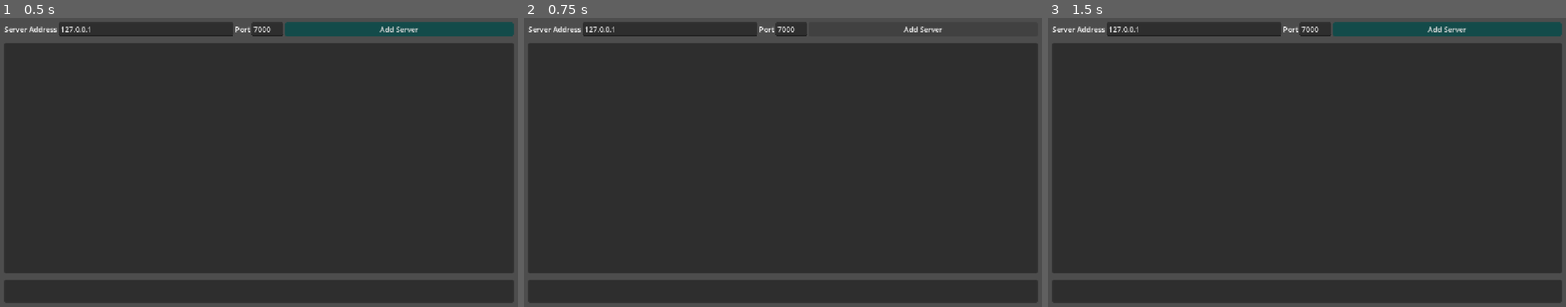
Above: before the commit, frames 1-3 (left to right).
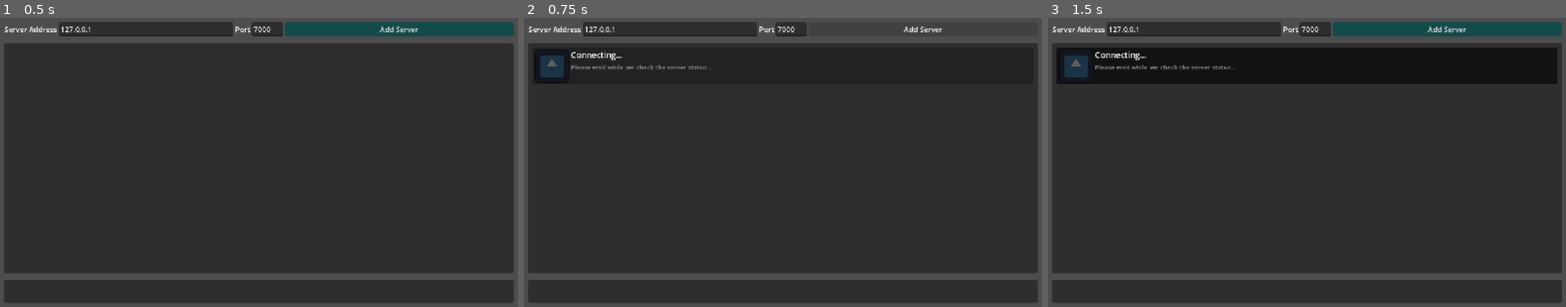
Above: after the commit, the same moments.

Repository: Karrotts/gd-networking
Game: Godot game, scene res://server_browser.tscn
Two runs of this game, one before a commit and one after it. Both use one fixed random seed, a clock stepped at 60 frames per second and the inputs below. The project has no main scene, so this scene is started directly. The engine's default icon, where the game draws it, is replaced by a stand-in: a white triangle on a blue panel in a dark square.
Inputs (mouse positions are in pixels of both pictures, inside the frame that each line leads up to):
- Up to frame 1 (0.5 s): no input
- Up to frame 2 (0.75 s): click "Add Server" at 0.5 s
- Up to frame 3 (1.5 s): click (1307, 67) at 1.27 s

Frame 1 is identical in both runs. In frame 2, 0.7% of the frame differs, in the area x 2-36%, y 10-23%; in frame 3, 12%, in the area x 1-99%, y 10-23%.

Commit message:
cleaned up packets

Diff:
--- a/networking/client/client-manager.gd
+++ b/networking/client/client-manager.gd
@@ -131,7 +131,9 @@
 		else:
 			# since we are not trying to actually access the game server
 			# just request for the server to send back the server info
-			send_to_server(ServerInfoRequestPacket.new().encode())
+			var server_info_request: ServerInfoRequestPacket = ServerInfoRequestPacket.new()
+			server_info_request.request_id = "%s:%d" % [network_settings.address, network_settings.port]
+			send_to_server(server_info_request.encode())
 
 	if packet is PingPacket:
 		ping_ms = Time.get_ticks_msec() - packet.timestamp
--- a/networking/codeable.gd
+++ b/networking/codeable.gd
@@ -6,3 +6,13 @@
 
 func decode(_packet: PackedByteArray) -> void:
 	pass
+
+
+func get_decode_buffer(packet: PackedByteArray) -> StreamPeerBuffer:
+	var buffer: StreamPeerBuffer = StreamPeerBuffer.new()
+	buffer.data_array = packet
+	return buffer
+
+
+func get_encode_buffer() -> StreamPeerBuffer:
+	return StreamPeerBuffer.new()
--- a/networking/packet/packet-info.gd
+++ b/networking/packet/packet-info.gd
@@ -3,14 +3,27 @@
 var type: int # always the first byte of a packet
 
 func encode() -> PackedByteArray:
-	var data: PackedByteArray
-	data.resize(1)
-	data.encode_u8(0, type)
-	return data
+	return get_encode_buffer().data_array
 
 
 func decode(packet: PackedByteArray) -> void:
-	type = packet.decode_u8(0)
+	get_decode_buffer(packet)
+
+
+func get_encode_buffer() -> StreamPeerBuffer:
+	var buffer: StreamPeerBuffer = super.get_encode_buffer()
+
+	buffer.put_8(type)
+
+	return buffer
+
+
+func get_decode_buffer(packet: PackedByteArray) -> StreamPeerBuffer:
+	var buffer: StreamPeerBuffer = super.get_decode_buffer(packet)
+
+	type = buffer.get_8()
+
+	return buffer
 
 
 ## Returns the remaining bytes in a buffer, good for if you need to decode whatever is left
@@ -18,3 +31,8 @@
 func get_remaing_bytes(buffer: StreamPeerBuffer) -> PackedByteArray:
 	var remaining: int = buffer.get_available_bytes()
 	return buffer.get_data(remaining)[1]
+
+
+## Returns the packet type. This is used for packet registry for finding the conversion packet type.
+static func get_packet_type() -> int:
+	return -1
--- a/networking/packet/packet-registry.gd
+++ b/networking/packet/packet-registry.gd
@@ -3,12 +3,12 @@
 var registry: Dictionary[int, Script] = {}
 
 func _init() -> void:
-	register(IdAssignmentPacket.PACKET_TYPE, IdAssignmentPacket)
-	register(PingPacket.PACKET_TYPE, PingPacket)
-	register(HandshakePacket.PACKET_TYPE, HandshakePacket)
-	register(IdentityAuthenticationPacket.PACKET_TYPE, IdentityAuthenticationPacket)
-	register(ServerInfoRequestPacket.PACKET_TYPE, ServerInfoRequestPacket)
-	register(ServerInfoPacket.PACKET_TYPE, ServerInfoPacket)
+	register(IdAssignmentPacket.get_packet_type(), IdAssignmentPacket)
+	register(PingPacket.get_packet_type(), PingPacket)
+	register(HandshakePacket.get_packet_type(), HandshakePacket)
+	register(IdentityAuthenticationPacket.get_packet_type(), IdentityAuthenticationPacket)
+	register(ServerInfoRequestPacket.get_packet_type(), ServerInfoRequestPacket)
+	register(ServerInfoPacket.get_packet_type(), ServerInfoPacket)
 
 
 ## Registers a packet with under a given packet id (or type)
@@ -24,6 +24,8 @@
 func create_packet(data: PackedByteArray) -> PacketInfo:
 	var id: int = data.decode_u8(0)
 
+	print("[Packet Registry] Creating packet with id [%d]" % id)
+
 	if not registry.has(id):
 		push_error("Unknown packet id: %d" % id)
 		return null
--- a/networking/packet/types/handshake-packet.gd
+++ b/networking/packet/types/handshake-packet.gd
@@ -1,41 +1,37 @@
 class_name HandshakePacket extends GenericPacketInfo
-
-const PACKET_TYPE = 2
 
 var game_version: String = "0.0.0"
 var packet_version: String = "0"
 var identity: PackedByteArray
 
 func _init() -> void:
-	type = PACKET_TYPE
+	type = get_packet_type()
 
-func encode() -> PackedByteArray:
-	var data: PackedByteArray = super.encode()
 
-	var buffer: StreamPeerBuffer = StreamPeerBuffer.new()
-	buffer.data_array = data
-
-	buffer.seek(data.size())
+func get_encode_buffer() -> StreamPeerBuffer:
+	var buffer: StreamPeerBuffer = super.get_encode_buffer()
 
 	buffer.put_string(game_version)
 	buffer.put_string(packet_version)
 	buffer.put_data(identity)
 
-	return buffer.data_array
+	return buffer
 
-func decode(packet: PackedByteArray) -> void:
-	super.decode(packet)
 
-	var buffer: StreamPeerBuffer = StreamPeerBuffer.new()
-	buffer.data_array = packet
-
-	buffer.seek(1) # Skip packet type
+func get_decode_buffer(packet: PackedByteArray) -> StreamPeerBuffer:
+	var buffer: StreamPeerBuffer = super.get_decode_buffer(packet)
 
 	game_version = buffer.get_string()
 	packet_version = buffer.get_string()
 	identity = get_remaing_bytes(buffer)
 
+	return buffer
+
 
 func convert_generic(generic: Codeable) -> Codeable:
 	generic.decode(identity)
 	return generic
+
+
+static func get_packet_type() -> int:
+	return 2
--- a/networking/packet/types/id-assignment-packet.gd
+++ b/networking/packet/types/id-assignment-packet.gd
@@ -1,31 +1,35 @@
 class_name IdAssignmentPacket extends PacketInfo
-
-const PACKET_TYPE = 0
 
 var id: int
 var remote_ids: Array[int]
 
-
-static func create(_id: int, _remote_ids: Array[int]) -> IdAssignmentPacket:
-	var data: IdAssignmentPacket = IdAssignmentPacket.new()
-	data.type = PACKET_TYPE
-	data.id = _id
-	data.remote_ids = _remote_ids
-	return data
+func _init() -> void:
+	type = get_packet_type()
 
 
-func encode() -> PackedByteArray:
-	var packet: PackedByteArray = super.encode()
-	packet.resize(2 + remote_ids.size())
-	packet.encode_u8(1, id)
-	for i in remote_ids.size():
-		packet.encode_u8(2 + i, remote_ids[i])
-	return packet
+func get_encode_buffer() -> StreamPeerBuffer:
+	var buffer: StreamPeerBuffer = super.get_encode_buffer()
+
+	buffer.put_8(id)
+	buffer.put_8(remote_ids.size())
+
+	for i: int in remote_ids.size():
+		buffer.put_8(remote_ids[i])
+
+	return buffer
 
 
-func decode(packet: PackedByteArray) -> void:
-	super.decode(packet)
-	id = packet.decode_u8(1)
+func get_decode_buffer(packet: PackedByteArray) -> StreamPeerBuffer:
+	var buffer: StreamPeerBuffer = super.get_decode_buffer(packet)
+
+	id = buffer.get_8()
+	var remote_ids_size: int = buffer.get_8()
 	remote_ids = []
-	for i in range(2, packet.size()):
-		remote_ids.append(packet.decode_u8(i))
+	for i: int in remote_ids_size:
+		remote_ids.append(buffer.get_8())
+
+	return buffer
+
+
+static func get_packet_type() -> int:
+	return 0
--- a/networking/packet/types/identity-authentication-packet.gd
+++ b/networking/packet/types/identity-authentication-packet.gd
@@ -1,37 +1,35 @@
 class_name IdentityAuthenticationPacket extends GenericPacketInfo
-
-const PACKET_TYPE: int = 3
 
 var success: bool = false
 var details: PackedByteArray
 
 func _init() -> void:
-	type = PACKET_TYPE
+	type = get_packet_type()
 
-func encode() -> PackedByteArray:
-	var data: PackedByteArray = super.encode()
 
-	var buffer: StreamPeerBuffer = StreamPeerBuffer.new()
-	buffer.data_array = data
+func get_encode_buffer() -> StreamPeerBuffer:
+	var buffer: StreamPeerBuffer = super.get_encode_buffer()
 
-	buffer.seek(data.size())
 	buffer.put_u8(int(success))
 	buffer.put_data(details)
 
-	return buffer.data_array
+	return buffer
 
-func decode(data: PackedByteArray) -> void:
-	super.decode(data)
 
-	var buffer: StreamPeerBuffer = StreamPeerBuffer.new()
-	buffer.data_array = data
-
-	buffer.seek(1) # Skip packet type
+func get_decode_buffer(packet: PackedByteArray) -> StreamPeerBuffer:
+	var buffer: StreamPeerBuffer = super.get_decode_buffer(packet)
 
 	success = bool(buffer.get_u8())
 	details = get_remaing_bytes(buffer)
+
+	return buffer
+
 
 
 func convert_generic(generic: Codeable) -> Codeable:
 	generic.decode(details)
 	return generic
+
+
+static func get_packet_type() -> int:
+	return 3
--- a/networking/packet/types/ping-packet.gd
+++ b/networking/packet/types/ping-packet.gd
@@ -1,24 +1,26 @@
 class_name PingPacket extends PacketInfo
-
-const PACKET_TYPE: int = 1
 
 var timestamp: int
 
 func _init() -> void:
-	type = PACKET_TYPE
+	type = get_packet_type()
 
-func encode() -> PackedByteArray:
-	var packet: PackedByteArray = super.encode()
 
-	packet.append_array(
-		PackedByteArray(var_to_bytes(timestamp))
-	)
+func get_encode_buffer() -> StreamPeerBuffer:
+	var buffer: StreamPeerBuffer = super.get_encode_buffer()
 
-	return packet
+	buffer.put_64(timestamp)
 
-func decode(packet: PackedByteArray) -> void:
-	super.decode(packet)
+	return buffer
 
-	timestamp = bytes_to_var(
-		packet.slice(1)
-	)
+
+func get_decode_buffer(packet: PackedByteArray) -> StreamPeerBuffer:
+	var buffer: StreamPeerBuffer = super.get_decode_buffer(packet)
+
+	timestamp = buffer.get_64()
+
+	return buffer
+
+
+static func get_packet_type() -> int:
+	return 1
--- a/networking/packet/types/server-info-packet.gd
+++ b/networking/packet/types/server-info-packet.gd
@@ -1,41 +1,38 @@
 class_name ServerInfoPacket extends PacketInfo
 
-const PACKET_TYPE: int = 5
-
+var response_id: String
 var server_settings: ServerSettings
 var connected_users: int = 0
 var timestamp: int
 
 func _init() -> void:
-	type = PACKET_TYPE
+	type = get_packet_type()
 
-func encode() -> PackedByteArray:
-	var data: PackedByteArray = super.encode()
 
-	var buffer: StreamPeerBuffer = StreamPeerBuffer.new()
-	buffer.data_array = data
+func get_encode_buffer() -> StreamPeerBuffer:
+	var buffer: StreamPeerBuffer = super.get_encode_buffer()
 
-	buffer.seek(data.size())
-
+	buffer.put_string(response_id)
 	buffer.put_string(server_settings.server_name)
 	buffer.put_string(server_settings.server_description)
 	buffer.put_16(server_settings.max_allowed_players)
 	buffer.put_16(connected_users)
 	buffer.put_64(timestamp)
 
-	return buffer.data_array
+	return buffer
 
-func decode(packet: PackedByteArray) -> void:
-	super.decode(packet)
-
-	var buffer: StreamPeerBuffer = StreamPeerBuffer.new()
-	buffer.data_array = packet
-
-	buffer.seek(1) # Skip packet type
+func get_decode_buffer(packet: PackedByteArray) -> StreamPeerBuffer:
+	var buffer: StreamPeerBuffer = super.get_decode_buffer(packet)
 
 	server_settings = ServerSettings.new()
+	response_id = buffer.get_string()
 	server_settings.server_name = buffer.get_string()
 	server_settings.server_description = buffer.get_string()
 	server_settings.max_allowed_players = buffer.get_16()
 	connected_users = buffer.get_16()
 	timestamp = buffer.get_64()
+
+	return buffer
+
+static func get_packet_type() -> int:
+	return 5
--- a/networking/packet/types/server-info-request-packet.gd
+++ b/networking/packet/types/server-info-request-packet.gd
@@ -1,6 +1,24 @@
 class_name ServerInfoRequestPacket extends PacketInfo
 
-const PACKET_TYPE: int = 4
+var request_id: String
 
 func _init() -> void:
-	type = PACKET_TYPE
+	type = get_packet_type()
+
+func get_encode_buffer() -> StreamPeerBuffer:
+	var buffer: StreamPeerBuffer = super.get_encode_buffer()
+
+	buffer.put_string(request_id)
+
+	return buffer
+
+func get_decode_buffer(packet: PackedByteArray) -> StreamPeerBuffer:
+	var buffer: StreamPeerBuffer = super.get_decode_buffer(packet)
+
+	request_id = buffer.get_string()
+
+	return buffer
+
+
+static func get_packet_type() -> int:
+	return 4
--- a/networking/server/server-manager.gd
+++ b/networking/server/server-manager.gd
@@ -98,6 +98,7 @@
 
 	if packet is ServerInfoRequestPacket:
 		var response: ServerInfoPacket = ServerInfoPacket.new()
+		response.response_id = packet.request_id
 		response.server_settings = server_settings
 		response.timestamp = Time.get_ticks_msec()
 		send_to_peer(peer_id, response.encode())
@@ -110,8 +111,12 @@
 	peer.set_meta("id" as StringName, id)
 	client_peers[id] = peer
 	on_peer_connected.emit(id)
+
 	print("[Server] Peer connected [%d]" % id)
-	var packet: IdAssignmentPacket = IdAssignmentPacket.create(id, client_peers.keys())
+
+	var packet: IdAssignmentPacket = IdAssignmentPacket.new()
+	packet.id = id
+	packet.remote_ids = client_peers.keys()
 	broadcast(packet.encode())
 
 
--- a/server-browser.gd
+++ b/server-browser.gd
@@ -3,16 +3,43 @@
 @export var server_item_panel: PackedScene
 
 @onready var server_items_container: VBoxContainer = $MarginContainer/VBoxContainer/PanelContainer/MarginContainer/ScrollContainer/ServerItemsContainer
+@onready var address_box: LineEdit = $MarginContainer/VBoxContainer/ServerAddMenu/AddressContainer/AddressBox
+@onready var port_box: LineEdit = $MarginContainer/VBoxContainer/ServerAddMenu/PortContainer/PortBox
+@onready var add_server_button: Button = $MarginContainer/VBoxContainer/ServerAddMenu/AddServerButton
+
+var _servers: Dictionary = {}
 
 func _ready() -> void:
-	var args: PackedStringArray = OS.get_cmdline_args()
-	if not args.has("--server"):
-		NetworkHandler.client_manager.on_client_packet.connect(_handle_network_packets)
-		NetworkHandler.client_manager.start_client(NetworkSettings.new(), false)
+	NetworkHandler.client_manager.on_client_packet.connect(_handle_network_packets)
+	add_server_button.pressed.connect(_add_server)
 
+func _add_server() -> void:
+	if address_box.text != "" && port_box.text != "":
+		var server_name: String = address_box.text + ":" + port_box.text
+		var port: int = int(port_box.text)
+
+		# if this was an actual game we should do more advanced checks here for port validatity
+		if port == 0:
+			print("Invalid port [%d]!" % port)
+			return
+
+		# no need to add settings if it already exists
+		if _servers.has(server_name):
+			return
+
+		var settings: NetworkSettings = NetworkSettings.new()
+		settings.address = address_box.text
+		settings.port = port
+
+		var item: ServerItemPanel = server_item_panel.instantiate() as ServerItemPanel
+		item.network_settings = settings
+		server_items_container.add_child(item)
+		_servers[server_name] = item
+
+		NetworkHandler.client_manager.start_client(settings, false)
 
 func _handle_network_packets(packet: PacketInfo) -> void:
 	if packet is ServerInfoPacket:
-		var item: ServerItemPanel = server_item_panel.instantiate() as ServerItemPanel
-		server_items_container.add_child(item)
-		item.set_info(packet.server_settings, packet.connected_users, Time.get_ticks_msec() - packet.timestamp)
+		if _servers.has(packet.response_id):
+			var item: ServerItemPanel = _servers[packet.response_id]
+			item.set_info(packet.server_settings, packet.connected_users, Time.get_ticks_msec() - packet.timestamp)
--- a/server_item_panel.gd
+++ b/server_item_panel.gd
@@ -6,9 +6,12 @@
 @onready var server_description_label: Label = $MarginContainer/HBoxContainer/TextContainer/ServerDescriptionLabel
 @onready var players_label: Label = $MarginContainer/HBoxContainer/StartsContainer/PlayersLabel
 @onready var ping_label: Label = $MarginContainer/HBoxContainer/StartsContainer/PingLabel
+@onready var server_image: TextureRect = $MarginContainer/HBoxContainer/ServerImage
 
+var network_settings: NetworkSettings
 
 func set_info(server_info: ServerSettings, connected_users: int, ping_ms: int) -> void:
+	server_image.modulate = Color(1, 1, 1, 1)
 	server_name_label.text = server_info.server_name
 	server_description_label.text = server_info.server_description
 	players_label.text = "%d/%d" % [connected_users, server_info.max_allowed_players]
--- a/server_item_panel.tscn
+++ b/server_item_panel.tscn
@@ -28,6 +28,7 @@
 layout_mode = 2
 
 [node name="ServerImage" type="TextureRect" parent="MarginContainer/HBoxContainer" unique_id=503917442]
+modulate = Color(0.36408392, 0.36408395, 0.36408392, 1)
 custom_minimum_size = Vector2(75, 0)
 layout_mode = 2
 size_flags_horizontal = 0
@@ -41,13 +42,13 @@
 [node name="ServerNameLabel" type="Label" parent="MarginContainer/HBoxContainer/TextContainer" unique_id=1521905764]
 layout_mode = 2
 theme_override_font_sizes/font_size = 18
-text = "Unnamed Server"
+text = "Connecting..."
 
 [node name="ServerDescriptionLabel" type="Label" parent="MarginContainer/HBoxContainer/TextContainer" unique_id=859226513]
 layout_mode = 2
 theme_override_colors/font_color = Color(0.5877506, 0.58775055, 0.5877505, 1)
 theme_override_font_sizes/font_size = 14
-text = "Unnamed Server"
+text = "Please wait while we check the server status..."
 
 [node name="StartsContainer" type="VBoxContainer" parent="MarginContainer/HBoxContainer" unique_id=210017940]
 layout_mode = 2
@@ -56,11 +57,9 @@
 layout_mode = 2
 theme_override_colors/font_color = Color(0.5877506, 0.58775055, 0.5877505, 1)
 theme_override_font_sizes/font_size = 14
-text = "0 / 32"
 horizontal_alignment = 2
 
 [node name="PingLabel" type="Label" parent="MarginContainer/HBoxContainer/StartsContainer" unique_id=1092407943]
 layout_mode = 2
 theme_override_colors/font_color = Color(0.37725976, 0.67378193, 0.30267864, 1)
 theme_override_font_sizes/font_size = 14
-text = "20 ms"
